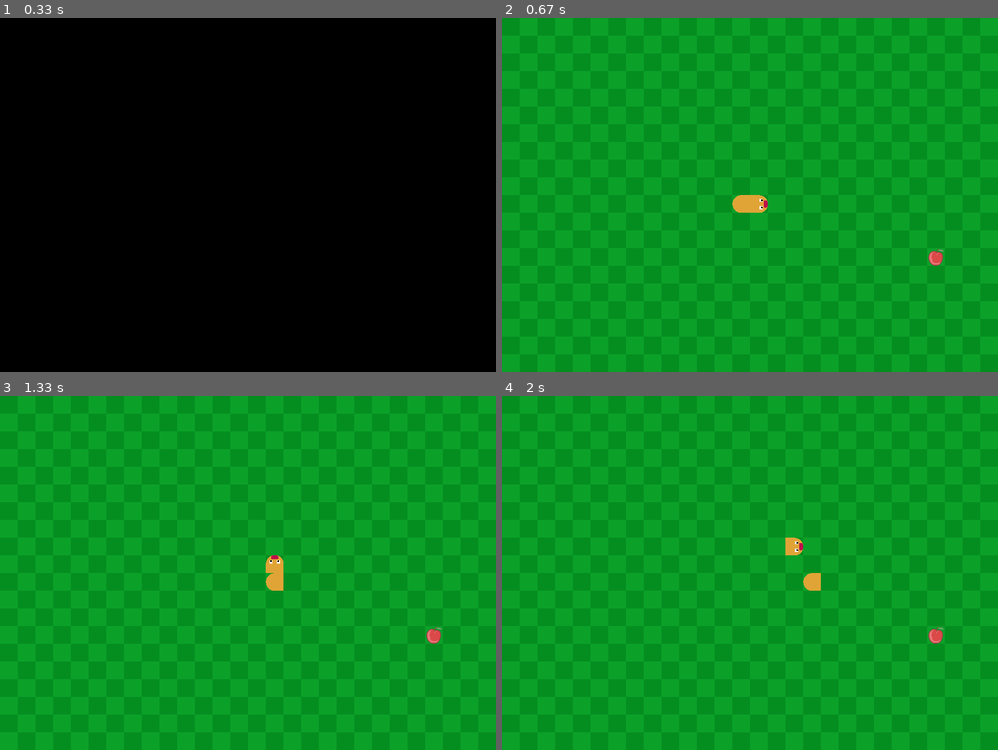
Above: before the commit, frames 1-4 (two rows, left to right).
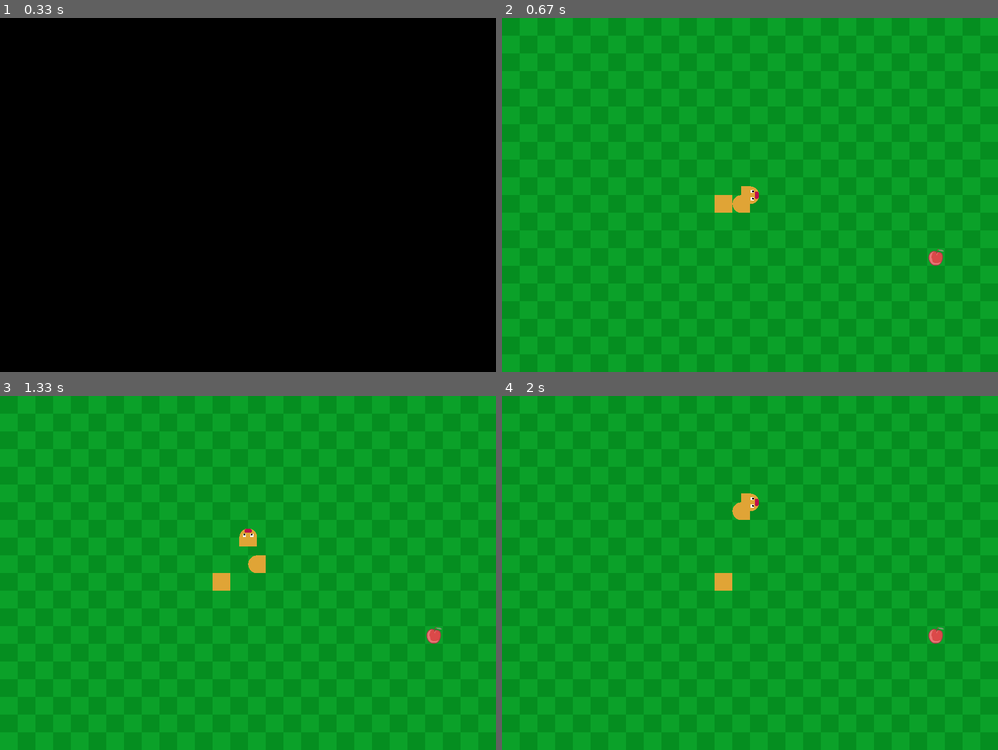
Above: after the commit, the same moments.

Repository: LassePladsen/Pygame-Snake
Game: pygame game, started from scripts/make_exe.py
Same seed, same stepped clock (60 frames per second), same inputs: the game is played once before the commit and once after it.
Inputs:
- Up to frame 1 (0.33 s): no input
- Up to frame 2 (0.67 s): hold Right from 0.33 s (still down)
- Up to frame 3 (1.33 s): release Right at 0.8 s; hold Up from 0.83 s (still down)
- Up to frame 4 (2 s): release Up at 1.33 s; hold Right from 1.37 s (still down)

Frame 1 is identical in both runs. In frame 2, 0.4% of the frame differs, in the area x 42-54%, y 47-55%; in frame 3, 0.8%, in the area x 42-58%, y 37-55%; in frame 4, 0.8%.

Commit message:
More work on growing of the snake. Added a previous_segment attribute to the SnakeSegments and made the move() method recursivly call the previous segments move() method if it exists.

Diff:
--- a/snake/main.py
+++ b/snake/main.py
@@ -4,7 +4,8 @@
     game = SnakeGame(screen_size=(896, 640),
                      screen_title="Snake",
                      fps=3)
+    game.grow(1)
     game.run()
-
+5
 if __name__ == '__main__':
     main()
--- a/snake/snakegame.py
+++ b/snake/snakegame.py
@@ -5,6 +5,7 @@
 from tools.resource import get_resource_path
 
 logging.basicConfig(level=logging.DEBUG)
+
 
 def quit_game() -> None:
     """Quits the game."""
@@ -28,52 +29,68 @@
         pg.display.set_icon(pg.image.load(get_resource_path(r"..\assets\images\icon.png")))
 
         x, y = int(screen_size[0] / 2) - 1 * sprites.TILE_SIZE[0], int(screen_size[1] / 2)
-        self.snake_length = 0
-        self._head = sprites.Head((x, y))
         self._tail = sprites.Tail((x - sprites.TILE_SIZE[0], y))
+        self._head = sprites.Head((x, y), next_segment=self._tail)
+        self.snake_segments: list[sprites.SnakeSegment | sprites.Food] = [self._head, self._tail]
+        # self.snake_length gets set as a property of the above lists length
 
         # Create food sprite at random position no closer than 8 tiles from the snake's head.
         self._food = sprites.Food(screen_size=self.screen_size,
                                   max_dist=8,
                                   head_pos=self._head.pos)
         self._sprite_group = sprites.SpriteGroup()
-        self._add_sprites(self._head, self._tail, self._food)
+        self._add_sprites([self._head, self._tail, self._food])
 
-    def _add_sprites(self, *sprites_: sprites.SnakePart | sprites.Food) -> None:
-        """Add given sprites to the sprite group."""
+    @property
+    def snake_length(self) -> int:
+        """Returns the length of the snake."""
+        return len(self.snake_segments)
+
+    def _add_sprites(self, sprite_list: list[sprites.SnakeSegment | sprites.Food]) -> None:
+        """Add given sprites to the sprite group and list."""
         # noinspection PyTypeChecker
-        self._sprite_group.add(sprites_)
-        self.snake_length += len(sprites_)
+        self._sprite_group.add(sprite_list)
+        self.snake_segments += sprite_list
 
-    def _add_body_sprite(self, pos: tuple[int, int]) -> None:
-        """Creates a new body sprite and adds it to the sprite group."""
-        new = sprites.Body(pos)
-        self._add_sprites(new)
-
-    def grow_snake(self, amount: int) -> None:
+    def grow(self, amount: int) -> None:
         """Grows the snake by a given amount of tile sizes."""
         # noinspection PyPropertyAccess
+        if amount == 0:
+            return
+        if amount < 0:
+            raise ValueError("Growing amount must be greater than 0.")
         x, y = self._tail.pos
         size = sprites.TILE_SIZE
+        tail = self.snake_segments.pop()
+        new_sprites = []
+        prev_segment = tail
         match self._head.direction:
             case "right":
                 self._move_tail(x=-amount * size[0])
-                for i in range(amount):
-                    self._add_body_sprite((x - i * size[0], y))
+                for i in range(-amount+1, 1):
+                    prev_segment = sprites.Body((x + i * size[0], y), prev_segment=prev_segment)
+                    new_sprites.append(prev_segment)
             case "left":
                 self._move_tail(x=amount * size[0])
-                for i in range(amount):
-                    self._add_body_sprite((x + i * size[0], y))
+                for i in range(-amount+1, 0):
+                    prev_segment = sprites.Body((x - i * size[0], y), prev_segment=prev_segment)
+                    new_sprites.append(prev_segment)
             case "up":
                 self._move_tail(y=amount * size[1])
-                for i in range(amount):
-                    self._add_body_sprite((x, y + i * size[1]))
+                for i in range(-amount+1, 0):
+                    prev_segment = sprites.Body((x, y - i * size[1]), prev_segment=prev_segment)
+                    new_sprites.append(prev_segment)
             case "down":
-                self._move_tail(y=-amount * size[1])
-                for i in range(amount):
-                    self._add_body_sprite((x, y - i * size[1]))
+                self._move_tail(y=-amount * size[0])
+                for i in range(-amount+1, 0):
+                    prev_segment = sprites.Body((x, y + i * size[1]), prev_segment=prev_segment)
+                    new_sprites.append(prev_segment)
+        self._add_sprites(new_sprites)
+        self.snake_segments.append(tail)
 
     def _move_tail(self, x: int = 0, y: int = 0):
+        logging.debug(f"Moving tail by {x, y}. Old pos = {self._tail.pos}, New pos ="
+                      f" {self._tail.pos[0] + x, self._tail.pos[1] + y}.")
         self._tail.pos = self._tail.pos[0] + x, self._tail.pos[1] + y
 
     def pause(self) -> None:
@@ -128,6 +145,6 @@
             screen.blit(background, (0, 0))
             self._handle_events(pg.event.get())
             if not self._pause:
-                self._sprite_group.move()
+                self._head.move()
             self._sprite_group.draw(screen)
             pg.display.update()
--- a/snake/sprites.py
+++ b/snake/sprites.py
@@ -3,6 +3,7 @@
 from tools.resource import get_resource_path
 from tools.tile import get_center_tile_pos, get_random_tile_pos
 
+# Constants:
 TILE_SIZE = 32, 32
 SNAKE_COLOR = 224, 164, 54
 FOOD_SIZE = TILE_SIZE
@@ -17,7 +18,7 @@
     def move(self):
         """Move all sprites in the group by one tile size in the direction the sprite is facing."""
         for sprite in self.sprites():
-            if not isinstance(sprite, SnakePart):  # dont move the food
+            if not isinstance(sprite, SnakeSegment):  # dont move the food
                 continue
             sprite.move()
 
@@ -36,7 +37,7 @@
         self._anchor = anchor
         self.type = sprite_type
         self.image = pg.transform.scale(self.image, size)
-        self.pos = pos
+        self.pos = get_center_tile_pos(pos, TILE_SIZE)
         # self.rect gets set in the pos setter
 
     @property
@@ -48,7 +49,7 @@
     def pos(self, new_pos: tuple[int, int]) -> None:
         """Sets the position attribute to the center of the nearest tile center,
          and also updates the sprites rect position with this new position."""
-        self._pos = get_center_tile_pos(new_pos, TILE_SIZE)
+        self._pos = new_pos
         self.rect = self.get_rect(self._pos, self._anchor)
 
     def get_rect(self,
@@ -67,20 +68,26 @@
             case "center" | _:
                 return self.image.get_rect(center=pos)
 
-
-class SnakePart(BaseSprite):
+    def move(self) -> None:
+        """Placeholder move method for inheritance."""
+        pass
+
+
+class SnakeSegment(BaseSprite):
     """Base snake body part sprite class for inheritance."""
 
     def __init__(self,
                  sprite_type: str,
                  pos: tuple[int, int],
                  anchor: str = "center",
-                 direction: str = "right") -> None:
+                 direction: str = "right",
+                 next_segment: BaseSprite = None) -> None:
         match direction.lower():
             case "up" | "down" | "left" | "right":
                 self.direction = direction
             case _:
                 raise ValueError(f"Invalid direction: '{direction}'.")
+        self.next_segment = next_segment
         super().__init__(sprite_type=sprite_type,
                          size=TILE_SIZE,
                          pos=pos,
@@ -88,6 +95,7 @@
 
     def move(self) -> None:
         """Move the snake sprite in the direction it is facing by one tile size."""
+        previous_pos = self.pos
         match self.direction.lower():
             case "up":
                 self.pos = (self.rect.x, self.rect.y - TILE_SIZE[1])
@@ -99,6 +107,10 @@
                 self.pos = (self.rect.x + TILE_SIZE[0], self.rect.y)
             case _:
                 raise ValueError(f"Invalid direction: '{self.direction}'.")
+        # move next segment
+        if self.next_segment is not None:
+            self.next_segment.move()
+            self.next_segment.pos = previous_pos
 
     def turn(self, direction: str) -> None:
         """Turn the snake sprite to face the given direction. Prevents the snake from doing a u-turn."""
@@ -129,52 +141,58 @@
         self.rect = self.get_rect(self.pos, self._anchor)
 
 
-class Head(SnakePart):
+class Head(SnakeSegment):
     """Snake head sprite class."""
 
     def __init__(self,
                  pos: tuple[int, int],
                  anchor: str = "center",
-                 direction: str = "right") -> None:
+                 direction: str = "right",
+                 next_segment: SnakeSegment = None) -> None:
         img_path = get_resource_path(r"..\assets\images\head.png")
         self.image = pg.image.load(img_path)
         self.rect = self.image.get_rect()
         super().__init__(sprite_type="head",
                          pos=pos,
                          anchor=anchor,
-                         direction=direction)
-
-
-class Tail(SnakePart):
+                         direction=direction,
+                         next_segment=next_segment)
+
+
+class Tail(SnakeSegment):
     """Snake tail sprite class."""
 
     def __init__(self,
                  pos: tuple[int, int],
                  anchor: str = "center",
-                 direction: str = "right") -> None:
+                 direction: str = "right",
+                 next_segment: SnakeSegment = None) -> None:
         img_path = get_resource_path(r"..\assets\images\tail.png")
         self.image = pg.image.load(img_path)
         self.rect = self.image.get_rect()
         super().__init__(sprite_type="tail",
                          pos=pos,
                          anchor=anchor,
-                         direction=direction)
-
-
-class Body(SnakePart):
+                         direction=direction,
+                         next_segment=next_segment)
+
+
+class Body(SnakeSegment):
     """Snake body sprite class."""
 
     def __init__(self,
                  pos: tuple[int, int],
                  anchor: str = "center",
-                 direction: str = "right") -> None:
+                 direction: str = "right",
+                 prev_segment: SnakeSegment = None) -> None:
         self.image = pg.Surface(TILE_SIZE)
         self.image.fill(SNAKE_COLOR)
         self.rect = self.image.get_rect()
         super().__init__(sprite_type="body",
                          pos=pos,
                          anchor=anchor,
-                         direction=direction)
+                         direction=direction,
+                         next_segment=prev_segment)
 
 
 class Food(BaseSprite):
--- a/tools/tile.py
+++ b/tools/tile.py
@@ -24,8 +24,11 @@
 def get_center_tile_pos(pos: tuple[int, int], tile_size: tuple[int, int]) -> tuple[int, int]:
     """Returns the center position of the nearest tile with given size."""
     x, y = pos
+    center_x, center_y = x, y  # default value
     width, height = tile_size
     # Calculate the nearest tile center
-    center_x = round(x / width) * width + width // 2
-    center_y = round(y / height) * height + height // 2
+    if (x+width/2) % width != 0:
+        center_x = round(x / width) * width + width // 2
+    if (y+height/2) % height != 0:
+        center_y = round(y / height) * height + height // 2
     return center_x, center_y
